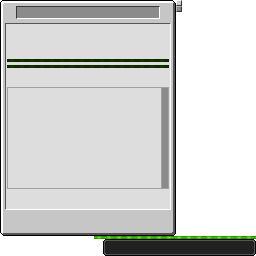
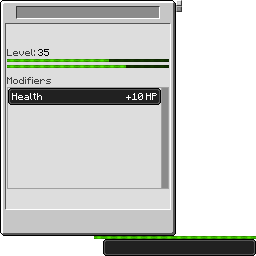
Layer changes from the first 256×256 image to the second:
added group "preview" (1st of 2, in "leveling") with 6 layers in group "leveling" over (7, 49, 161, 105)
showed "+10 HP", moved it into group "preview" over (126, 93, 157, 100)
showed "Health", moved it into group "preview" over (12, 93, 42, 100)
showed "Layer 30", moved it into group "preview" over (8, 88, 161, 105)
showed "Level: 35", moved it into group "preview" over (7, 49, 49, 56)
showed "Modifiers", moved it into group "preview" over (7, 77, 51, 84)
showed "preview" (2nd of 2, in "leveling" › "preview"), moved it into group "preview" over (7, 59, 126, 68)
